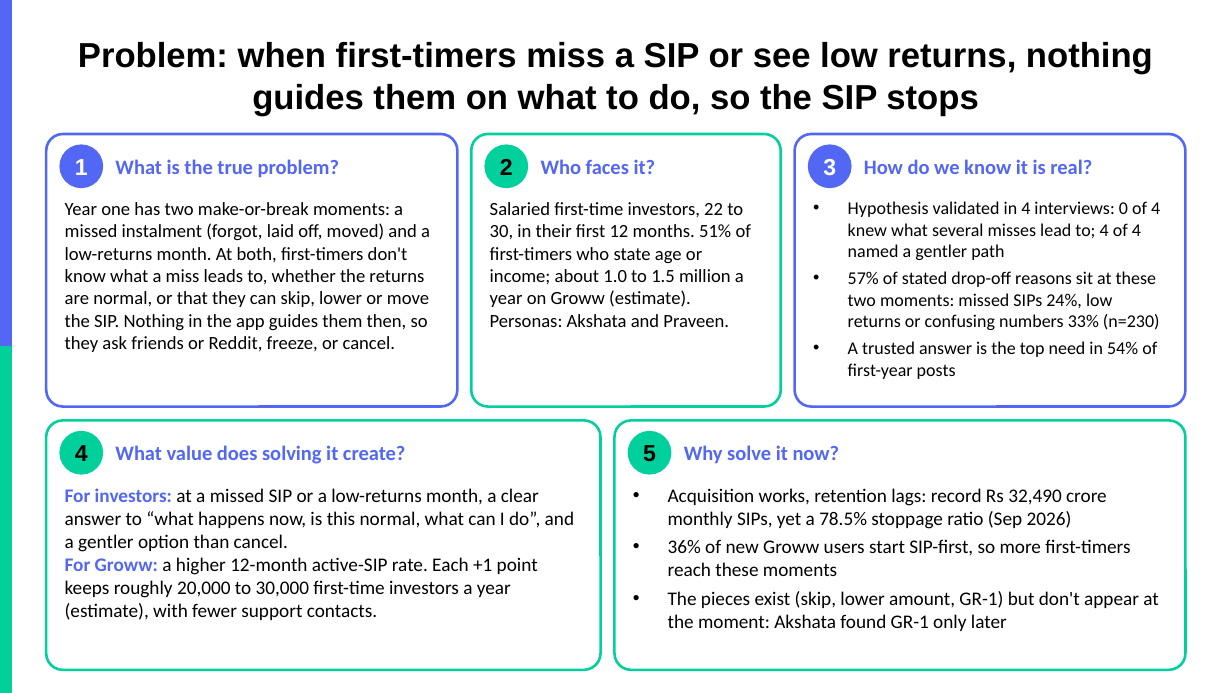
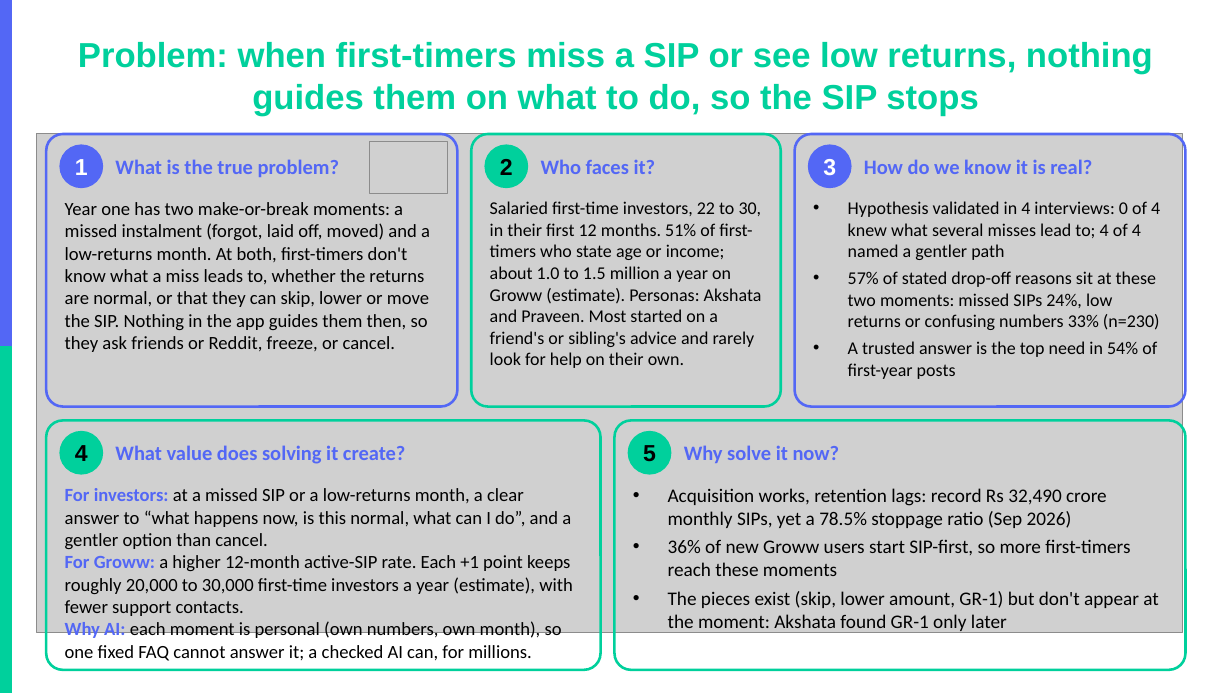
Before and after one commit to akarshita711/NEXTLEAP_GRAD_PROJECT_groww_SIP_research, a slide deck: slide 7 of deck/NL_Groww.pptx. Drawn at 1232x693 pixels with LibreOffice and Linux fonts; fonts in the diff are those of the drawing; grey boxes stand for pictures; background and template pictures are left out. Boxes give left, top, right and bottom in pixels: in the first picture for what was removed or moved away, otherwise in the second. Text is boxed around its words. In the diff, an @@ line names an element or a change of style, - is before the commit and + after.

```diff
--- a/deck/NL_Groww.pptx
+++ b/deck/NL_Groww.pptx
@@ title "Problem: when first-timers miss a ..." at (x1=78, y1=42, x2=1153, y2=116): text colour #000000 to #00D09C @@
@@ picture added at (x1=37, y1=134, x2=1183, y2=633) @@
@@ picture added at (x1=370, y1=141, x2=447, y2=193) @@
@@ text at (x1=490, y1=201, x2=762, y2=368): text changed; size 14.5 to 14 pt @@
-Salaried first-time investors, 22 to 30, in their first 12 months. 51% of first-timers who state age or income; about 1.0 to 1.5 million a year on Groww (estimate). Personas: Akshata and Praveen.
+Salaried first-time investors, 22 to 30, in their first 12 months. 51% of first-timers who state age or income; about 1.0 to 1.5 million a year on Groww (estimate). Personas: Akshata and Praveen. Most started on a friend's or sibling's advice and rarely look for help on their own.
@@ fill #FFFFFF to none in 5 elements at (x1=46, y1=134, x2=457, y2=407), (x1=471, y1=134, x2=781, y2=407), (x1=795, y1=134, x2=1186, y2=407), (x1=46, y1=421, x2=601, y2=670), (x1=615, y1=421, x2=1186, y2=670) @@
@@ text at (x1=65, y1=488, x2=573, y2=616): size 15 to 14.5 pt in "For investors: at a missed SIP or ...", "For Groww: a higher 12-month active-SIP rate. ..." @@
@@ text at (x1=65, y1=621, x2=562, y2=661): paragraph added @@
+Why AI: each moment is personal (own numbers, own month), so one fixed FAQ cannot answer it; a checked AI can, for millions.
```
Also in this commit, not shown: 9 other slides changed, 19 other files.
